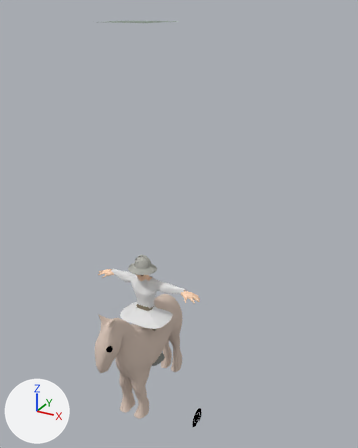
The Blender file development/graphics/characters/human/male/young/mounted night watch/mounted-male.blend as it was, and as the next commit left it.
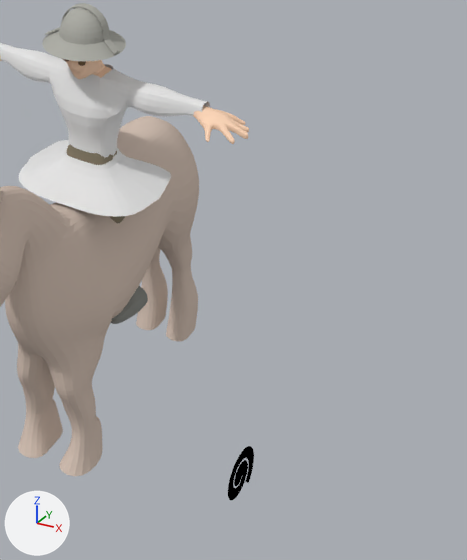
The first picture shows the older version from a 50 mm camera at (9.19, -14.01, 15.22) aimed at (1.27, 0.39, 8.02). The close-ups show both versions on the part from 32% to 77% of the width and 57% to 100% of the height of that picture; other places that the commit changed are outside them. Every picture has the same lights, and +X, +Y and +Z are marked at lower left.

The first close-up shows 'Curve', 'Figure', 'Horse', 'boot.L', 'helmet', 'sleevedTunic', 'trousers'.
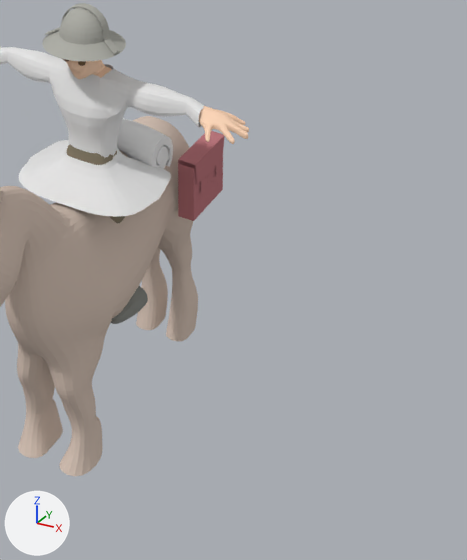
Location of each change, [x1, y1, x2, y2] in pixels of the close-ups (467 x 560 px):
'Satchel', added: after [178, 131, 225, 221]
'Curve', recoloured, reshaped, moved, rescaled: before [228, 446, 254, 500]; after [117, 118, 173, 169]

Patch to the scene script:
```diff
--- a/development/graphics/characters/human/male/young/mounted night watch/mounted-male.blend.py
+++ b/development/graphics/characters/human/male/young/mounted night watch/mounted-male.blend.py
@@ mat_svgmat_013 @@
 mat_svgmat_013 = diffuse_material('SVGMat.013')
-mat_svgmat_013.base_color = (0.0, 0.0, 0.0)  # black #000000
+mat_svgmat_013.base_color = (0.84, 0.84, 0.84)  # white #ececec
@@ mat_satchelmaterial @@
+mat_satchelmaterial = diffuse_material('satchelMaterial')
+mat_satchelmaterial.base_color = (0.507, 0.189, 0.208)  # pink #bd787e
@@ me_mesh @@
+me_mesh.from_pydata(...)  # 2508 vertices, 2276 faces; spans x -0.001..0.0362, y -0.0324..0.0039, z -0.042..0.0439
+me_mesh.materials.append(mat_svgmat_013)  # white #ececec
@@ me_cube_003 @@
+me_cube_003.from_pydata(...)  # 67 vertices, 52 faces; spans x -1.0..1.18, y -1.0..1.0, z -1.0..1.15
+me_cube_003.materials.append(mat_satchelmaterial)  # pink #bd787e
@@ ob_curve @@
-ob_curve = bpy.data.objects.new('Curve', cu_curve_002)
-ob_curve.location = (2.24, 0.0, 0.0)
+ob_curve = bpy.data.objects.new('Curve', me_mesh)
+ob_curve.location = (-0.01, 0.59, 4.46)
 ob_curve.rotation_euler = (1.571, 0.48, 1.571)  # degrees (90, 28, 90)
-ob_curve.scale = (24.2, 24.2, 24.2)
+ob_curve.scale = (17.0, 17.0, 16.0)
@@ ob_satchel @@
+ob_satchel = bpy.data.objects.new('Satchel', me_cube_003)
+ob_satchel.location = (0.9, 1.43, 3.38)
+ob_satchel.scale = (0.126, 0.447, 0.447)
```
